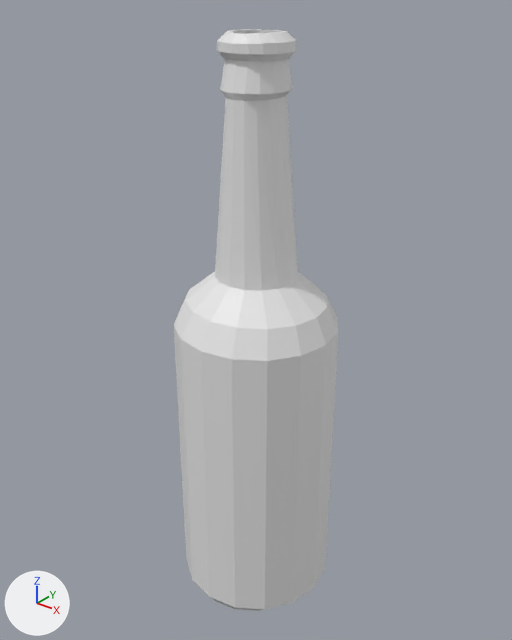
The Blender file 3dmodeller/flaske.blend as it was, and as the next commit left it.
Camera for both pictures: a camera (50 mm lens) standing at (2.96, -3.71, 2.52) and looking at (-0.06, 0.06, 0.19). Every picture has the same lights, and +X, +Y and +Z are marked at lower left.
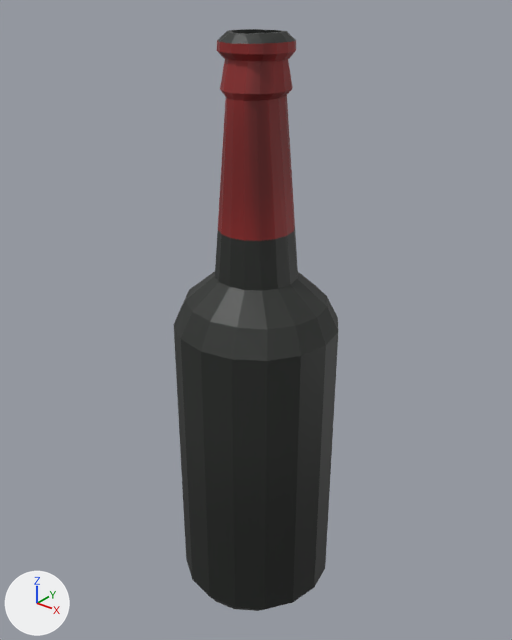
Boxes [x1, y1, x2, y2] around the edits, measured in the pictures (512 x 640 px):
```json
{"object": "Cylinder.001", "change": "recoloured", "before": [174, 29, 338, 611], "after": [174, 29, 338, 611], "on screen": "grey to black"}
```

Edits to the scene script, one JSON object a line:
```json
{"op": "add", "block": "img_flaskeunwrap_sort_og_rød_png", "code": ["img_flaskeunwrap_sort_og_rød_png = load_image('flaskeunwrap sort og rød.png', '../2D/Unwraps farver/flaskeunwrap sort og rød.png', 1024, 1024, 'sRGB')"]}
{"op": "add", "block": "mat_material", "code": ["mat_material = principled_material('Material')", "mat_material.texture = img_flaskeunwrap_sort_og_rød_png"]}
{"block": "me_cylinder_001", "where": "me_cylinder_001.from_pydata(...)  # 224 vertices, 210 faces; spans x -0.62..0.62, y -0.62..0.62, z -2.19..2.21"}
{"op": "add", "block": "me_cylinder_001", "code": "me_cylinder_001.materials.append(mat_material)  # picture img_flaskeunwrap_sort_og_rød_png"}
```
